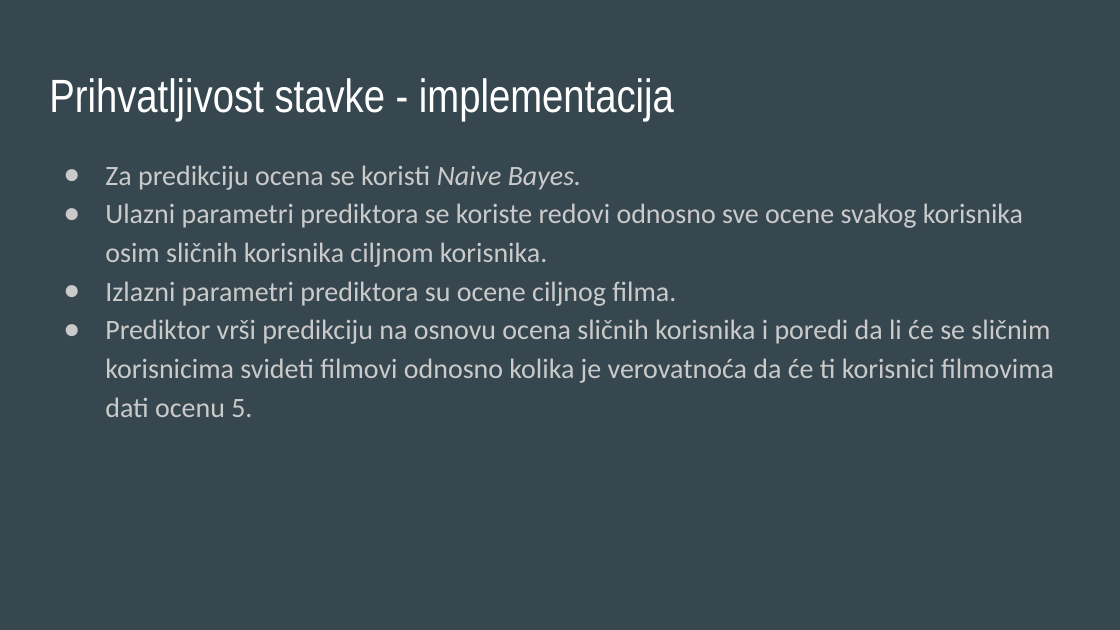
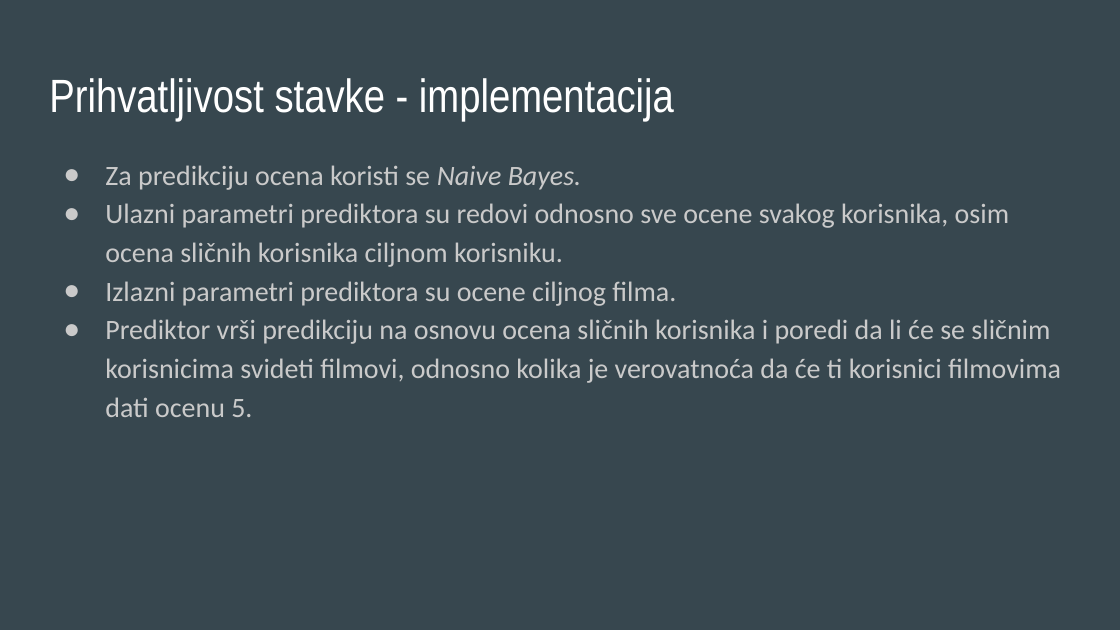
Before and after one commit to svetozarstojkovic/movie-recommender-probabilistic, a slide deck: slide 9 of prezentacija/Sistem za preporuku zasnovan na probabilističkom pristupu.pptx. Drawn at 1120x630 pixels with LibreOffice and Linux fonts; fonts in the diff are those of the drawing. Boxes give left, top, right and bottom in pixels: in the first picture for what was removed or moved away, otherwise in the second. Text is boxed around its words. In the diff, an @@ line names an element or a change of style, - is before the commit and + after.

```diff
--- a/prezentacija/Sistem za preporuku zasnovan na probabilističkom pristupu.pptx
+++ b/prezentacija/Sistem za preporuku zasnovan na probabilističkom pristupu.pptx
@@ text at (105,165,1009,267): text changed @@
-● Za predikciju ocena se koristi Naive Bayes.
-● Ulazni parametri prediktora se koriste redovi odnosno sve ocene svakog korisnika osim sličnih korisnika ciljnom korisnika.
+● Za predikciju ocena koristi se Naive Bayes.
+● Ulazni parametri prediktora su redovi odnosno sve ocene svakog korisnika, osim ocena sličnih korisnika ciljnom korisniku.
@@ text at (105,319,1061,417): text changed @@
-● Prediktor vrši predikciju na osnovu ocena sličnih korisnika i poredi da li će se sličnim korisnicima svideti filmovi odnosno kolika je verovatnoća da će ti korisnici filmovima dati ocenu 5.
+● Prediktor vrši predikciju na osnovu ocena sličnih korisnika i poredi da li će se sličnim korisnicima svideti filmovi, odnosno kolika je verovatnoća da će ti korisnici filmovima dati ocenu 5.
```
Also in this commit, not shown: 8 other slides changed.
